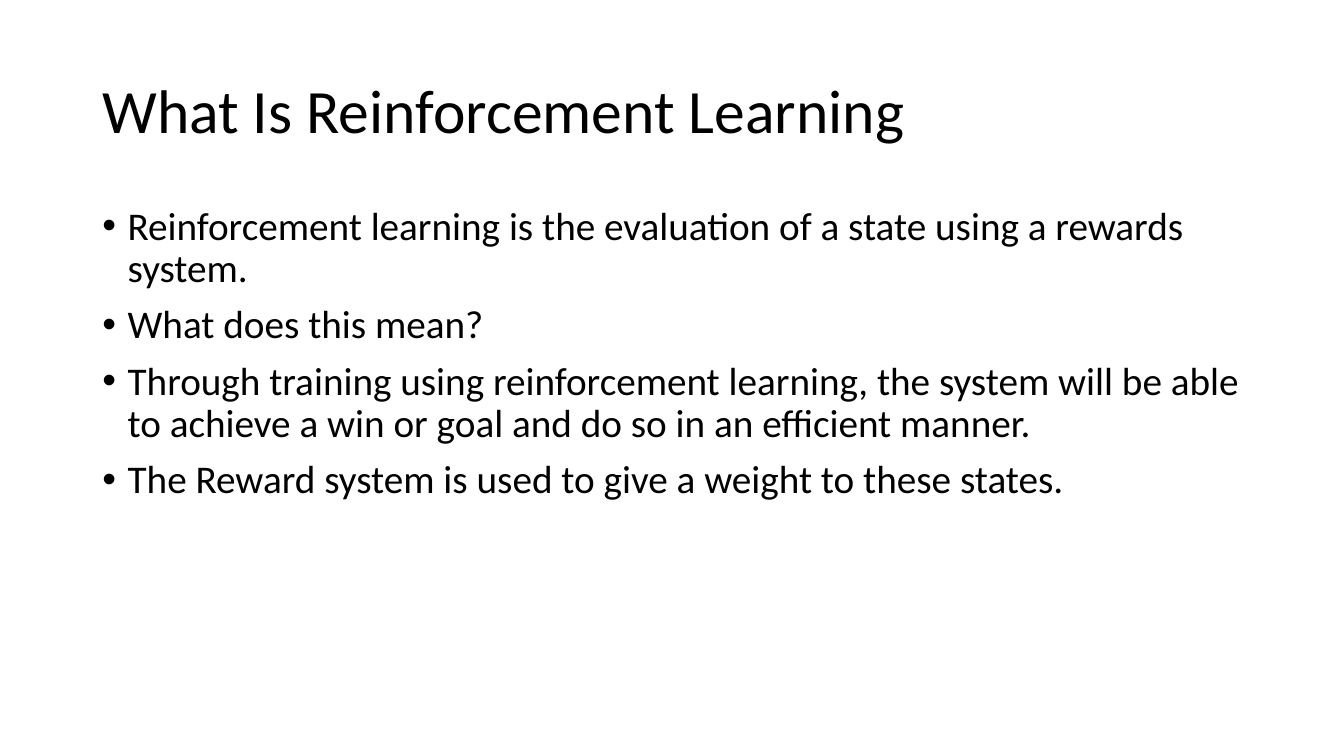
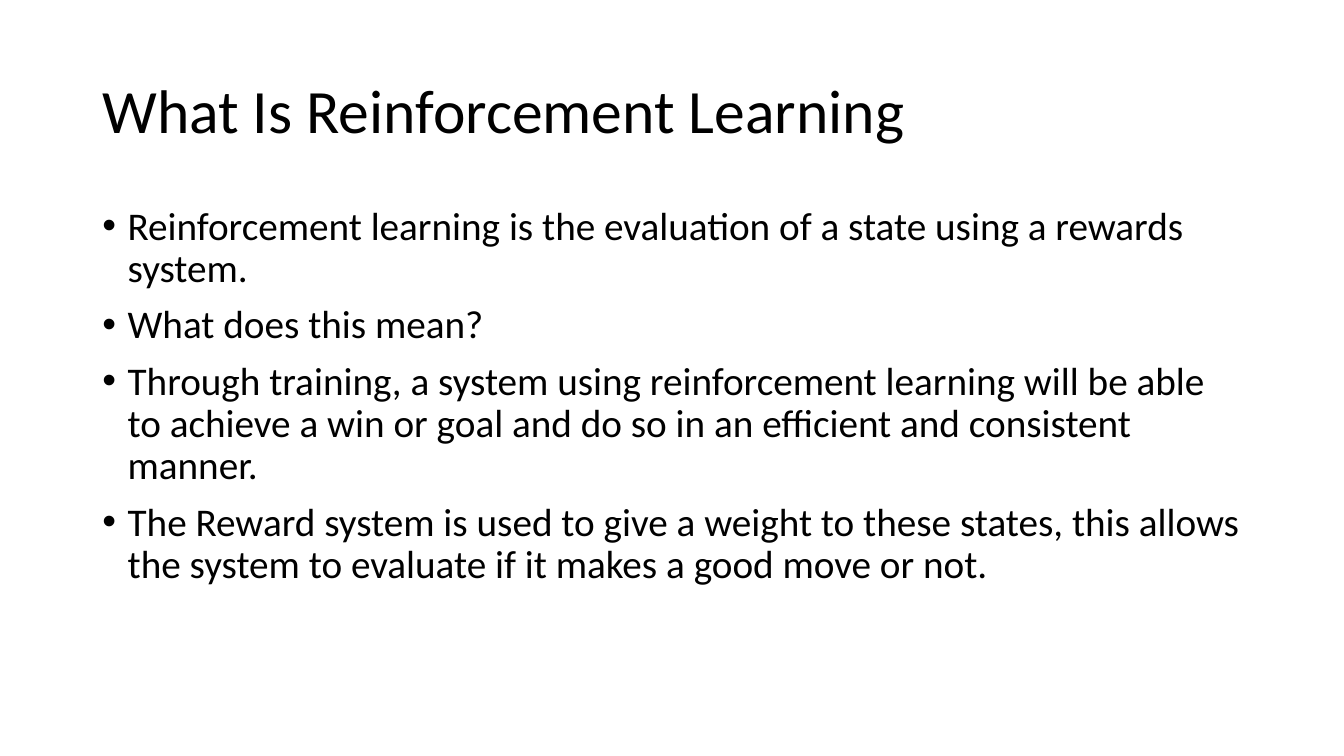
Before and after one commit to eoghan96/Reinforcement-Learning-with-Games, a slide deck: slide 4 of Documents/Presentation Slides.pptm (slide 3 before the commit). Drawn at 1344x756 pixels with LibreOffice and Linux fonts; fonts in the diff are those of the drawing. Boxes give left, top, right and bottom in pixels: in the first picture for what was removed or moved away, otherwise in the second. Text is boxed around its words. In the diff, an @@ line names an element or a change of style, - is before the commit and + after.

```diff
--- a/Documents/Presentation Slides.pptm
+++ b/Documents/Presentation Slides.pptm
@@ text at box(128, 367, 1239, 585): text changed @@
-• Through training using reinforcement learning, the system will be able to achieve a win or goal and do so in an efficient manner.
-• The Reward system is used to give a weight to these states.
+• Through training, a system using reinforcement learning will be able to achieve a win or goal and do so in an efficient and consistent manner.
+• The Reward system is used to give a weight to these states, this allows the system to evaluate if it makes a good move or not.
```
Also in this commit, not shown: 5 other slides changed, 1 slide added.
